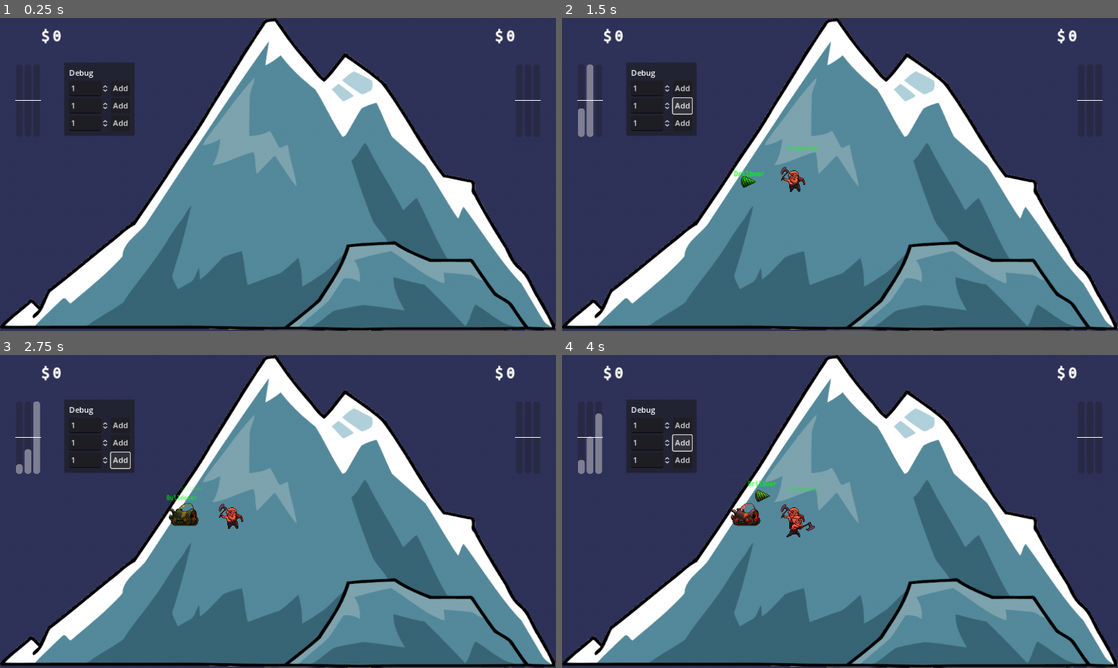
Above: before the commit, frames 1-4 (two rows, left to right).
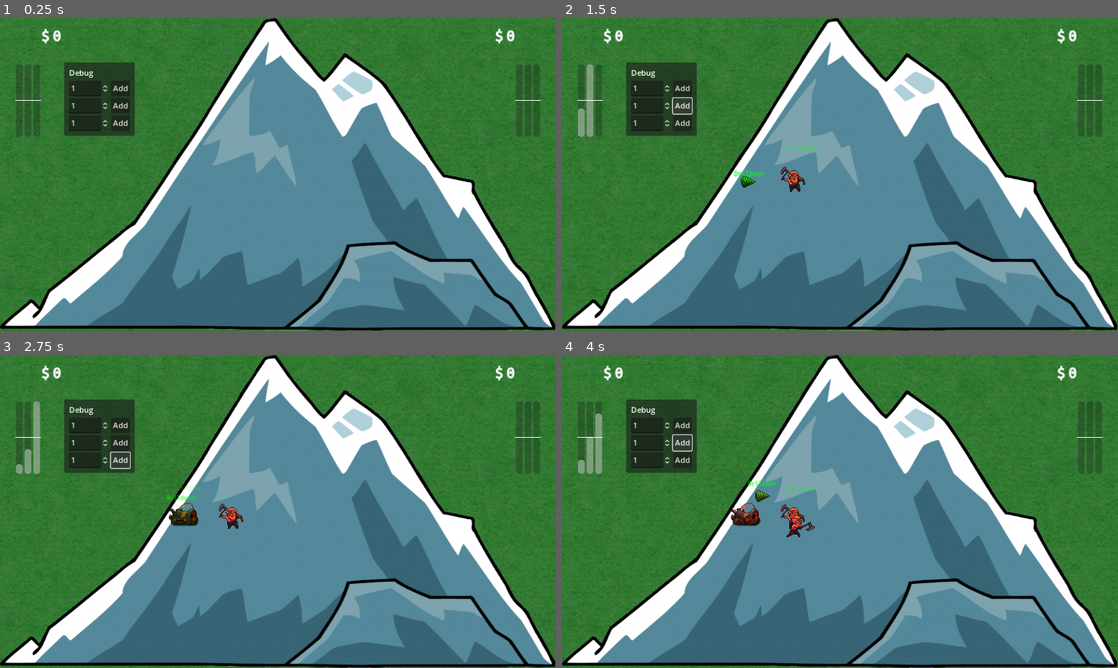
Above: after the commit, the same moments.

Repository: kwint/nfc-card-game
Game: Godot game, scene res://Scenes/Dashboard.tscn
Same seed, same stepped clock (60 frames per second), same inputs: the game is played once before the commit and once after it.
Inputs:
- Up to frame 1 (0.25 s): no input
- Up to frame 2 (1.5 s): click "Add" at 0.5 s; click "Add" at 1.25 s
- Up to frame 3 (2.75 s): click "Add" at 2 s
- Up to frame 4 (4 s): click "Add" at 2.75 s; click "Add" at 3.5 s

The runs differ from the first frame. In frame 1, 47% of the frame differs, in the area x 0-100%, y 0-100%; in frame 2, 47%; in frame 3, 47%; in frame 4, 47%.

Commit message:
Add felt background texture

Diff:
--- a/dashboard/Scenes/Dashboard.tscn
+++ b/dashboard/Scenes/Dashboard.tscn
@@ -1,9 +1,10 @@
-[gd_scene load_steps=11 format=3 uid="uid://ca1ddejybbu0g"]
+[gd_scene load_steps=12 format=3 uid="uid://ca1ddejybbu0g"]
 
 [ext_resource type="Texture2D" uid="uid://spx3oh7upq1v" path="res://Sprites/mountain.png" id="1_tusvk"]
 [ext_resource type="Script" path="res://Scripts/GameController.gd" id="1_y0gn5"]
 [ext_resource type="Theme" uid="uid://n2sj11gmuqmo" path="res://Themes/MoneyFont.tres" id="2_1f4xi"]
 [ext_resource type="Script" path="res://Scripts/WebSocketClient.gd" id="2_tpx8r"]
+[ext_resource type="Texture2D" uid="uid://dvnie2pckbp4y" path="res://Sprites/Raw/felt2.jpg" id="3_2mjhd"]
 [ext_resource type="Script" path="res://Scripts/MinerGrid.gd" id="3_gpr4m"]
 [ext_resource type="Script" path="res://Scripts/MoneyDisplay.gd" id="3_o437a"]
 [ext_resource type="PackedScene" uid="uid://c223vha4r3wq7" path="res://Prefabs/BalanceGauge.tscn" id="3_oc27c"]
@@ -32,14 +33,16 @@
 grow_horizontal = 2
 grow_vertical = 2
 
-[node name="Background" type="ColorRect" parent="Viewport"]
-layout_mode = 1
-anchors_preset = 15
-anchor_right = 1.0
-anchor_bottom = 1.0
-grow_horizontal = 2
-grow_vertical = 2
-color = Color(0.180392, 0.192157, 0.345098, 1)
+[node name="Background" type="TextureRect" parent="Viewport"]
+layout_mode = 1
+anchors_preset = 15
+anchor_right = 1.0
+anchor_bottom = 1.0
+grow_horizontal = 2
+grow_vertical = 2
+texture = ExtResource("3_2mjhd")
+expand_mode = 1
+stretch_mode = 6
 
 [node name="AspectRatioContainer" type="AspectRatioContainer" parent="Viewport"]
 layout_mode = 1
Binary file added: dashboard/Sprites/Raw/felt1.jpg
Not shown, added: dashboard/Sprites/Raw/felt1.jpg.import
Binary file added: dashboard/Sprites/Raw/felt2.jpg
Not shown, added: dashboard/Sprites/Raw/felt2.jpg.import
